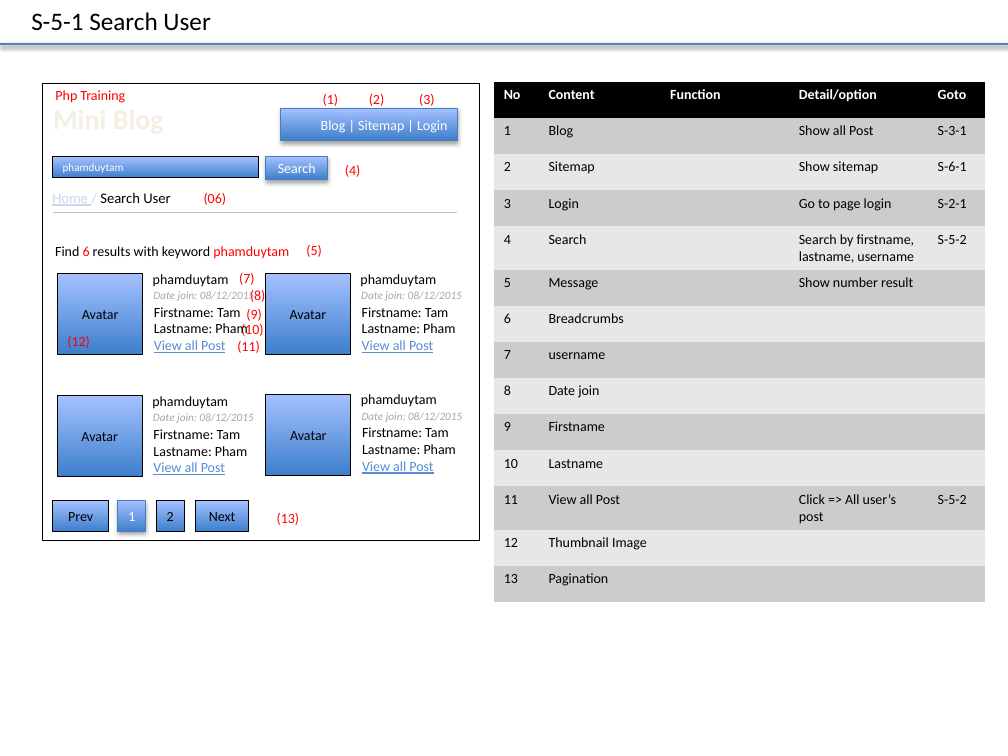
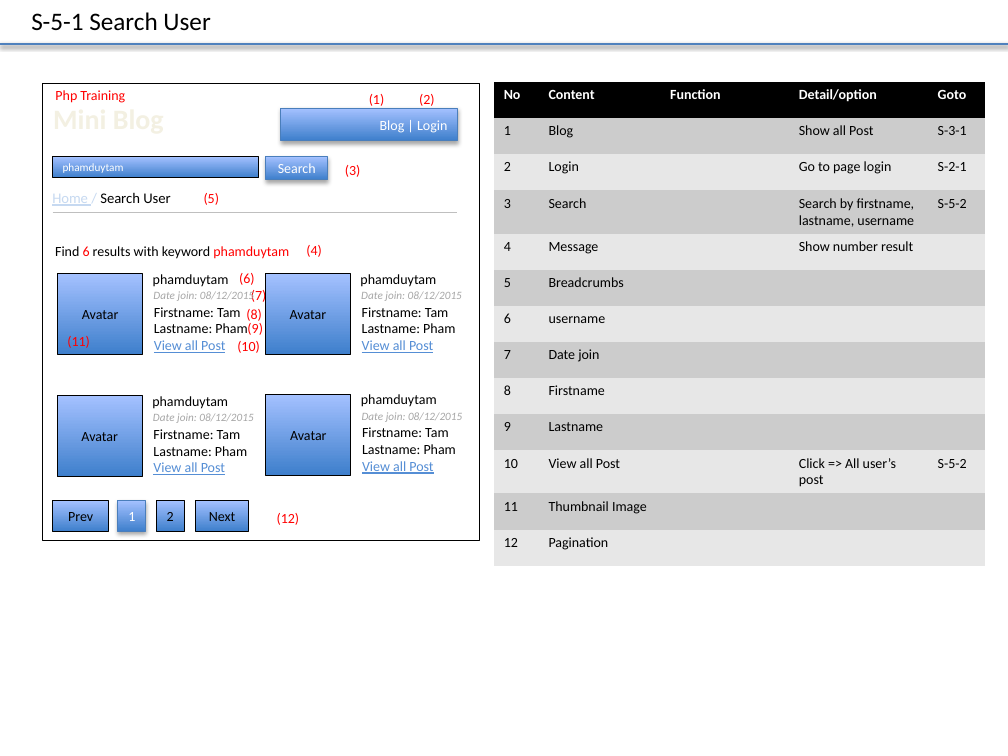
Before and after one commit to truong-vu-mulodo/mini-blog, a slide deck: slide 7 of php/tam-v.anh/doc/detail_design/frontend/wireframe/MiniBlog_Wireframe_Ver_0.1.0.pptx. Drawn at 1008x756 pixels with LibreOffice and Linux fonts; fonts in the diff are those of the drawing. Boxes give left, top, right and bottom in pixels: in the first picture for what was removed or moved away, otherwise in the second. Text is boxed around its words. In the diff, an @@ line names an element or a change of style, - is before the commit and + after.

Commit message:
remove sitemap and update change password, update info

```diff
--- a/php/tam-v.anh/doc/detail_design/frontend/wireframe/MiniBlog_Wireframe_Ver_0.1.0.pptx
+++ b/php/tam-v.anh/doc/detail_design/frontend/wireframe/MiniBlog_Wireframe_Ver_0.1.0.pptx
@@ text "(1)": place and size @@
-text "(1)" at (323, 94, 339, 106)
+text "(1)" at (369, 94, 385, 106)
@@ text "(2)": place and size @@
-text "(2)" at (369, 94, 385, 106)
+text "(2)" at (419, 94, 435, 106)
@@ table at (494, 82, 986, 565) @@
-row 3: 2 | Sitemap |  | Show sitemap | S-6-1
-row 4: 3 | Login |  | Go to page login | S-2-1
-row 5: 4 | Search |  | Search by firstname, lastname, username | S-5-2
-row 6: 5 | Message |  | Show number result | 
-row 7: 6 | Breadcrumbs |  |  | 
-row 8: 7 | username |  |  | 
-row 9: 8 | Date join |  |  | 
-row 10: 9 | Firstname |  |  | 
-row 11: 10 | Lastname |  |  | 
-row 12: 11 | View all Post |  | Click => All user’s post | S-5-2
-row 13: 12 | Thumbnail Image |  |  | 
-row 14: 13 | Pagination |  |  | 
+row 3: 2 | Login |  | Go to page login | S-2-1
+row 4: 3 | Search |  | Search by firstname, lastname, username | S-5-2
+row 5: 4 | Message |  | Show number result | 
+row 6: 5 | Breadcrumbs |  |  | 
+row 7: 6 | username |  |  | 
+row 8: 7 | Date join |  |  | 
+row 9: 8 | Firstname |  |  | 
+row 10: 9 | Lastname |  |  | 
+row 11: 10 | View all Post |  | Click => All user’s post | S-5-2
+row 12: 11 | Thumbnail Image |  |  | 
+row 13: 12 | Pagination |  |  | 
@@ text in rectangle at (380, 120, 447, 134): text changed @@
-Blog | Sitemap | Login
+Blog | Login
@@ text "(3)": place and size @@
-text "(3)" at (419, 94, 435, 106)
+text "(3)" at (345, 165, 361, 177)
@@ text "(5)": place and size @@
-text "(5)" at (306, 245, 322, 257)
+text "(5)" at (204, 193, 220, 205)
@@ text removed at (204, 193, 227, 205) @@
-(06)
@@ text "(4)": place and size @@
-text "(4)" at (345, 165, 361, 177)
+text "(4)" at (306, 245, 322, 257)
@@ text added at (239, 273, 255, 285), 10 pt, text #FF0000 @@
+(6)
@@ text "(7)" rewrapped from (239, 273, 255, 285) to (251, 288, 267, 304) @@
@@ text "(8)" rewrapped from (250, 288, 266, 304) to (246, 309, 262, 321) @@
@@ text "(9)": place and size @@
-text "(9)" at (246, 309, 262, 321)
+text "(9)" at (247, 323, 263, 335)
@@ text at (67, 336, 90, 348): text changed @@
-(12)
+(11)
@@ text "(10)": place and size @@
-text "(10)" at (241, 324, 264, 336)
+text "(10)" at (237, 341, 260, 353)
@@ text removed at (237, 341, 260, 353) @@
-(11)
@@ text at (277, 513, 300, 525): text changed @@
-(13)
+(12)
```
Also in this commit, not shown: 6 other slides changed.
